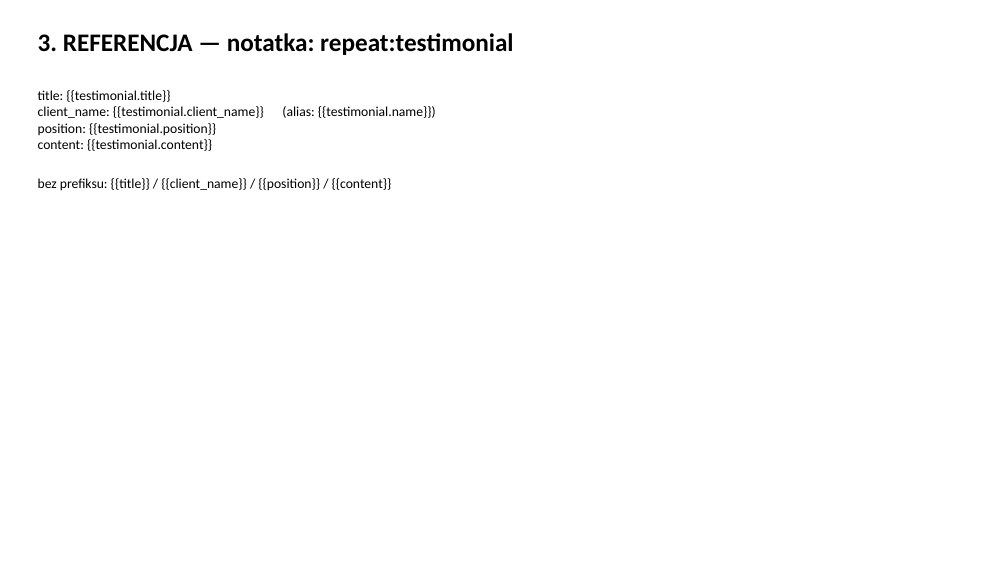
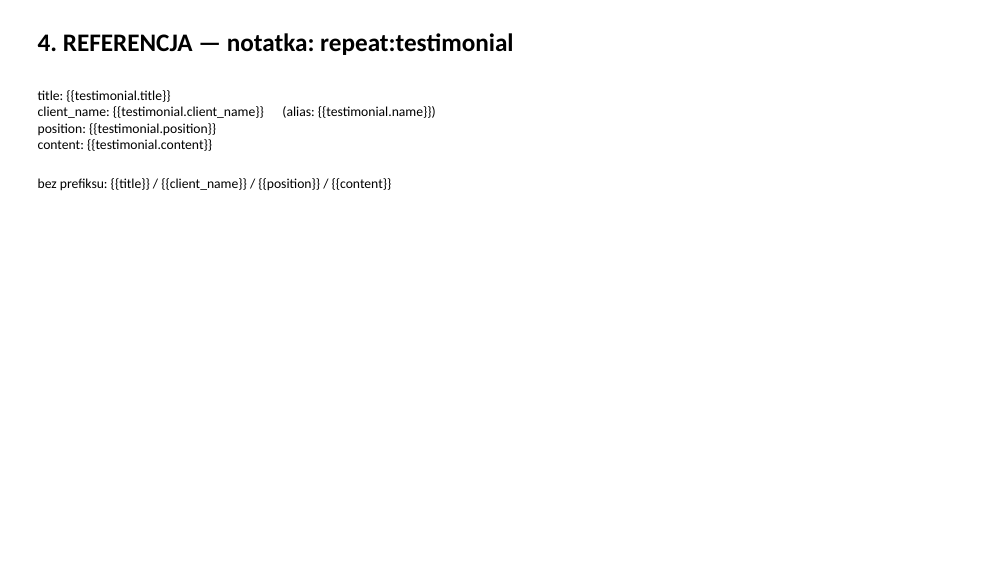
Before and after one commit to rafalgiemza/docker-postgresql-nocodb-n8n, a slide deck: slide 4 of docs/archive/fable/szablon_testowy.pptx (slide 3 before the commit). Drawn at 1008x567 pixels with LibreOffice and Linux fonts; fonts in the diff are those of the drawing. Boxes give left, top, right and bottom in pixels: in the first picture for what was removed or moved away, otherwise in the second. Text is boxed around its words. In the diff, an @@ line names an element or a change of style, - is before the commit and + after.

```diff
--- a/docs/archive/fable/szablon_testowy.pptx
+++ b/docs/archive/fable/szablon_testowy.pptx
@@ text at box(38, 33, 513, 55): text changed @@
-3. REFERENCJA — notatka: repeat:testimonial
+4. REFERENCJA — notatka: repeat:testimonial
```
Also in this commit, not shown: 3 other slides changed, 1 slide added.
